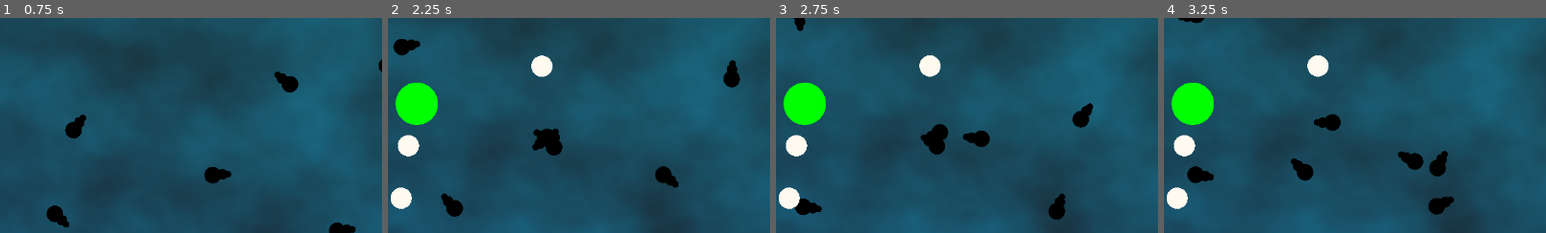
Above: before the commit, frames 1-4 (left to right).
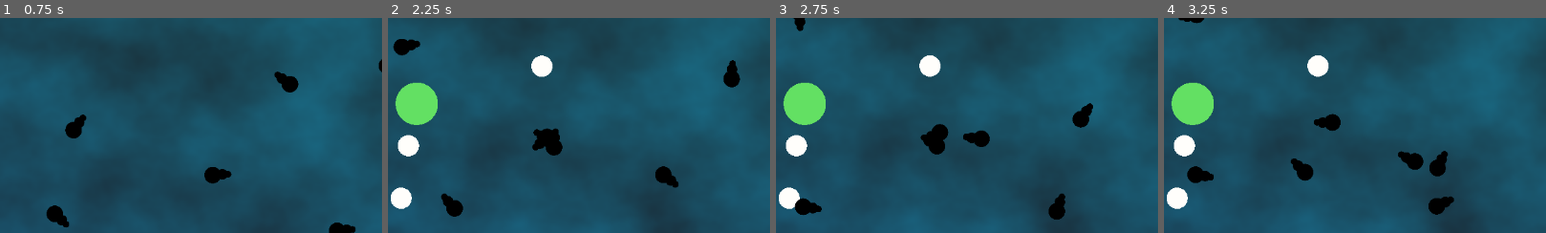
Above: after the commit, the same moments.

Repository: sigmoid/FishGodGame
Game: Godot game, scene res://fish_test_scene.tscn
Two runs of this game, one before a commit and one after it. Both use one fixed random seed, a clock stepped at 60 frames per second and the inputs below.
Inputs (mouse positions are % of the whole screen's width and height, from its top left):
- Up to frame 1 (0.75 s): tap Enter (ui_accept) at 0.5 s; move the mouse to (72, 45) at 0.52 s; hold T (test) from 0.53 s (still down); click (72, 45) at 0.67 s
- Up to frame 2 (2.25 s): tap Enter (ui_accept) at 0.77, 1.52 s; move the mouse to (30, 55) at 1.27 s; release T (test) at 1.28 s; tap T (test) at 1.35 s; click (30, 55) at 1.42 s; move the mouse to (60, 28) at 2.02 s; hold T (test) from 2.03 s (still down); click (60, 28) at 2.17 s
- Up to frame 3 (2.75 s): keep holding T (test)
- Up to frame 4 (3.25 s): move the mouse to (45, 70) at 2.77 s; release T (test) at 2.78 s; tap T (test) at 2.85 s; click (45, 70) at 2.92 s; tap Enter (ui_accept) at 3.02 s
The pictures show only the part of the screen within x 10-60%, y 26-76%; the shares and areas given below are measured in that part.

Frame 1 is identical in both runs. In frame 2, 1.7% of the frame differs, in the area x 2-13%, y 30-50%; in frame 3, 1.8%, in the area x 2-13%, y 30-88%; in frame 4, 1.7%.

Commit message:
Spawn babies

Diff:
--- a/Item/Item.gd
+++ b/Item/Item.gd
@@ -14,7 +14,7 @@
 @export var collision_shape_2d:CollisionShape2D
 var attach_target:Node2D
 var velocity:Vector2 = Vector2.ZERO
-
+var fishScene = preload("res://fish.tscn")
 # Called when the node enters the scene tree for the first time.
 func _ready():
 	pass # Replace with function body.
@@ -40,7 +40,14 @@
 	if area is item:
 		if area.tier == tier:
 			if name > area.name:
-				tier = (tier + 1) % COLORS.size()
+				if tier < COLORS.size()-1:
+					tier = (tier + 1)
+					force_update_transform()
+				else:
+					var newFish = fishScene.instantiate()
+					add_sibling(newFish)
+					newFish.position = position
+					queue_free()
 			else:
 				queue_free()
 	else:
--- a/Item/Item.tscn
+++ b/Item/Item.tscn
@@ -6,7 +6,9 @@
 resource_local_to_scene = true
 
 [node name="Area2D" type="Area2D" node_paths=PackedStringArray("collision_shape_2d")]
+z_index = -1000
 script = ExtResource("1_hwn7k")
+COLORS = Array[Color]([Color(1, 0.996078, 0.984314, 1), Color(0.388235, 0.878431, 0.388235, 1), Color(0.529412, 0.807843, 0.921569, 1), Color(0.658824, 0.207843, 0.941176, 1), Color(0.85098, 0.647059, 0.137255, 1)])
 collision_shape_2d = NodePath("CollisionShape2D")
 
 [node name="CollisionShape2D" type="CollisionShape2D" parent="."]
